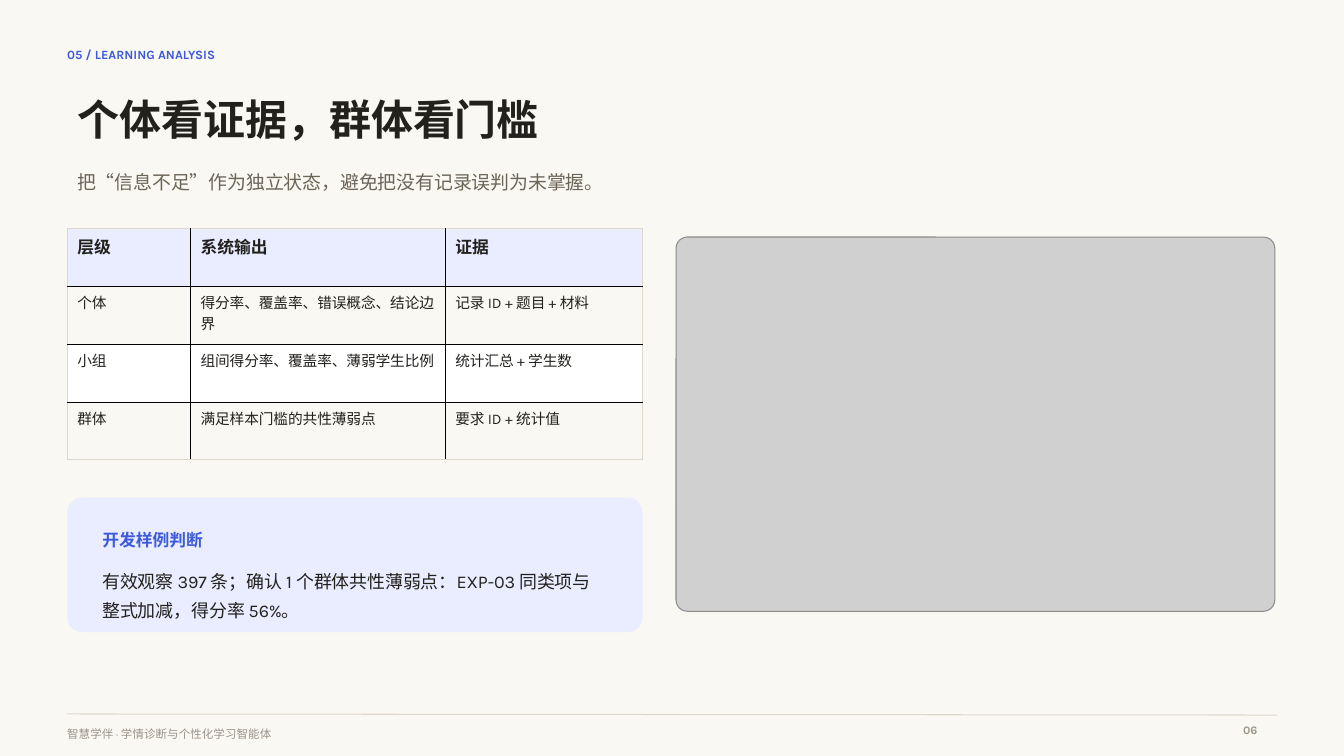
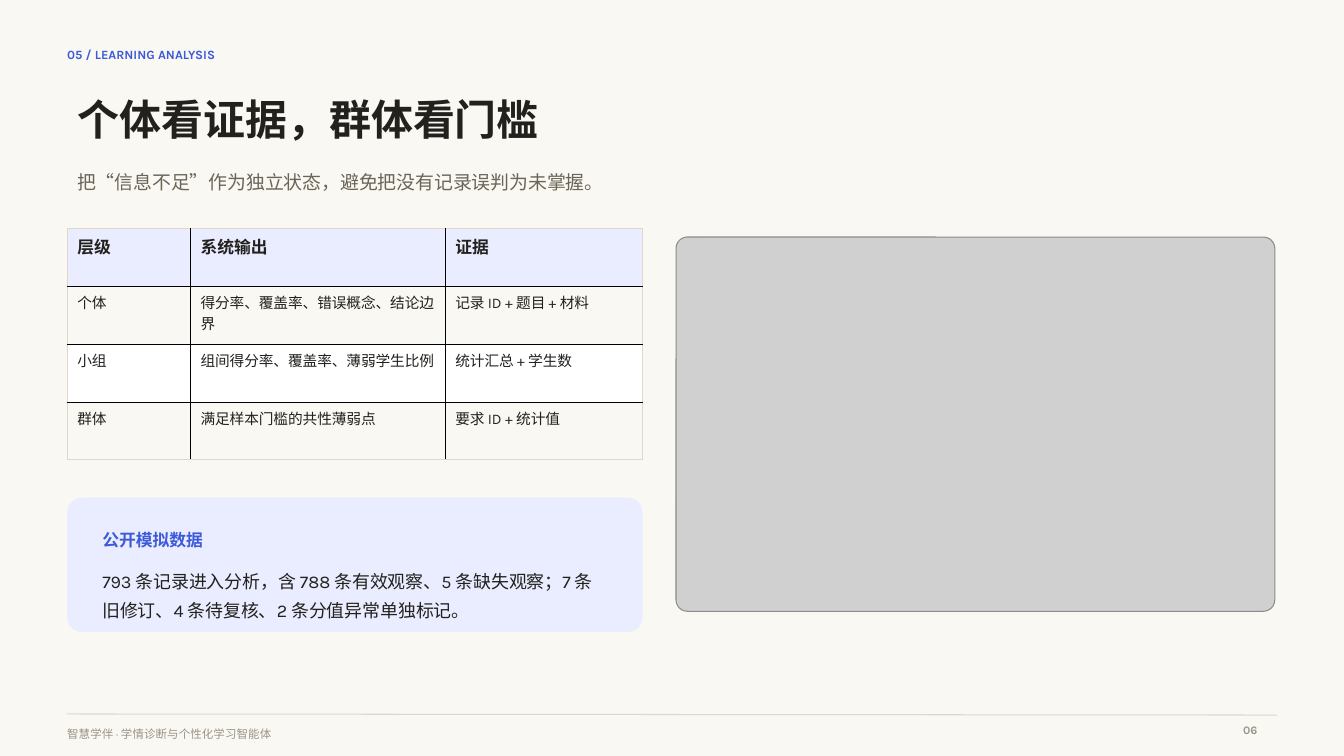
Before and after one commit to Cloud-Mars-ai/zhuxue-agent, a slide deck: slide 6 of docs/competition/deliverables/智慧学伴答辩PPT.pptx. Drawn at 1344x756 pixels with LibreOffice and Linux fonts; fonts in the diff are those of the drawing; grey boxes stand for pictures. Boxes give left, top, right and bottom in pixels: in the first picture for what was removed or moved away, otherwise in the second. Text is boxed around its words. In the diff, an @@ line names an element or a change of style, - is before the commit and + after.

```diff
--- a/docs/competition/deliverables/智慧学伴答辩PPT.pptx
+++ b/docs/competition/deliverables/智慧学伴答辩PPT.pptx
@@ text at (102, 532, 203, 548): text changed @@
-开发样例判断
+公开模拟数据
@@ text at (102, 573, 593, 619): text changed @@
-有效观察 397 条；确认 1 个群体共性薄弱点：EXP-03 同类项与整式加减，得分率 56%。
+793 条记录进入分析，含 788 条有效观察、5 条缺失观察；7 条旧修订、4 条待复核、2 条分值异常单独标记。
```
Also in this commit, not shown: 4 other slides changed, 23 other files.
